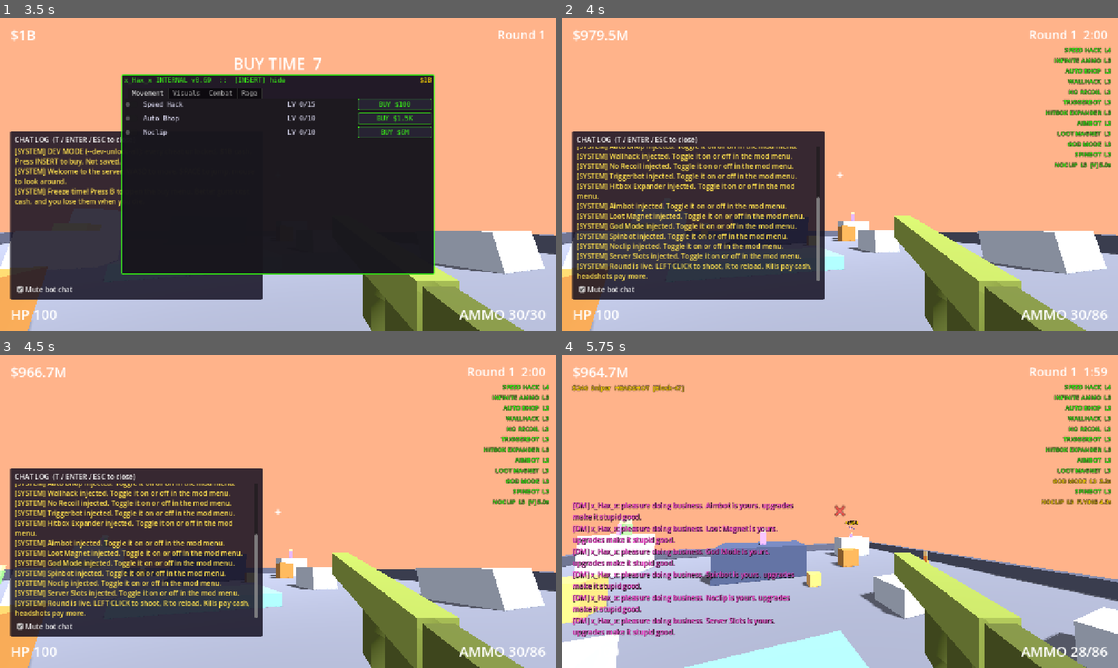
Above: before the commit, frames 1-4 (two rows, left to right).
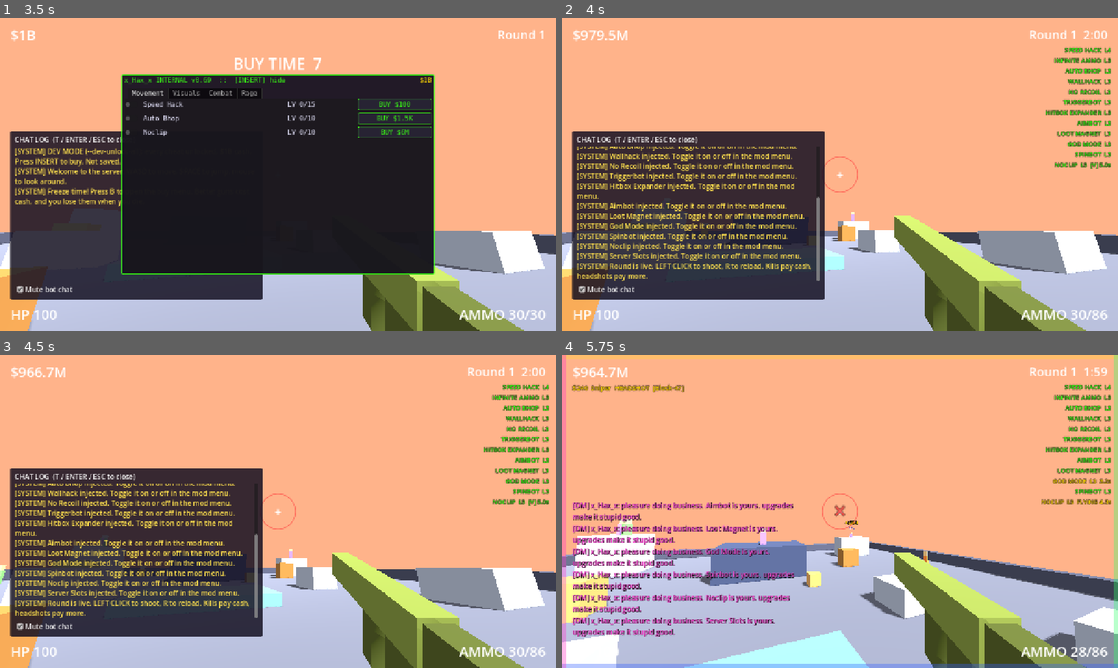
Above: after the commit, the same moments.

Repository: yeahlolnice/PixleShooterIdle
Game: Godot game, scene res://tools/screenshot_tour.tscn
The game is run twice, just before and just after one commit, with the same random seed, the same clock (stepped at 60 frames per second) and the same inputs. This scene is started directly instead of the project's main scene.
Inputs (mouse positions are in pixels of both pictures, inside the frame that each line leads up to):
- Up to frame 1 (3.5 s): tap Enter at 0.5 s; move the mouse to (250, 237) at 0.52 s; hold Right mouse button (aim) 0.53-1.28 s; hold W (move_forward) 0.53-2.03 s; click (250, 237) at 0.67 s; tap Space (jump) at 0.77, 1.52, 2 s; tap T (chat) at 0.8, 1.35 s; move the mouse to (316, 177) at 1.27 s; click (316, 177) at 1.55 s; move the mouse to (111, 127) at 2.02 s; press the mouse at (111, 127) at 2.03 s; hold A (move_left) 2.03-2.75 s; tap V (noclip) at 2.3 s; release the mouse at (111, 127) at 2.75 s; click "Mute bot chat" at 2.75 s
- Up to frame 2 (4 s): click "BUY $100" at 3.5 s
- Up to frame 3 (4.5 s): drag from (305, 511) to (111, 464) at 4.27 s
- Up to frame 4 (5.75 s): move the mouse to (756, 433) at 5.02 s; hold S (move_back) from 5.03 s (still down); hold Right mouse button (aim) from 5.03 s (still down); click (756, 433) at 5.17 s; tap Space (jump) at 5.27 s; tap T (chat) at 5.3 s; tap R (reload) at 5.65 s

Frame 1 is identical in both runs. In frame 2, less than 0.1% of the frame differs, in the area x 47-54%, y 44-56%; in frame 3, less than 0.1%; in frame 4, 4.2%, in the area x 0-100%, y 0-100%.

Commit message:
TASK-030: cheat visuals
- Aimbot: FOV circle around the crosshair sized from its fov_deg (covers
  the screen at max) and a red laser from the gun to the locked head.
- God Mode: rainbow shimmer round the screen edge while invulnerable.
- Triggerbot: red crosshair ring flash; Spinbot: white whip streak (new
  EventBus.cheat_fired).
- Loot Magnet: "$" ESP price tags floating over loot.
- DriverCheat.idle() hook for cheats that must tidy up when they cannot act.
- Tests for each effect. D59.

Co-Authored-By: Claude Opus 5.5 <noreply@anthropic.com>

Diff:
--- a/autoload/event_bus.gd
+++ b/autoload/event_bus.gd
@@ -50,6 +50,8 @@
 ## MatchTracker paid `cash` for a bot kill; info is the bot_killed payload
 ## (position, headshot, bot_type, gun_id). Juice: kill feed, +$ pop-ups.
 signal kill_rewarded(cash: float, info: Dictionary)
+## Triggerbot / Spinbot just fired a shot for the player (HUD flash / streak).
+signal cheat_fired(cheat_id: String)
 ## A loot pickup paid out (LootPickup.collect). Audio, juice.
 signal loot_collected(value: float)
 ## Scope view on/off (WeaponManager); HUD draws the scope overlay.
--- a/cheats/aimbot.gd
+++ b/cheats/aimbot.gd
@@ -11,6 +11,9 @@
 ## Fighting it with the mouse works at low levels; it also pulls recoil back on target.
 
 const FORCE_HEADSHOT := "force_headshot"
+const LASER_NAME := "AimbotLaser"
+## Laser start in camera space: right of and below the crosshair, near the muzzle.
+const LASER_ORIGIN := Vector3(0.25, -0.2, -0.6)
 
 
 func apply(player: Object, level: int) -> void:
@@ -29,5 +32,46 @@
 
 func drive(player: Node, driver: DriverCheat.Driver, _delta: float) -> void:
 	var target := CheatTargeting.best_target(player.camera, float(driver.settings.get("fov_deg", 0.0)))
-	if not target.is_empty():
-		player.aim_at(target["head"], float(driver.settings.get("snap_speed", 0.0)))
+	var laser := laser_of(driver)
+	if target.is_empty():
+		laser.visible = false
+		return
+	player.aim_at(target["head"], float(driver.settings.get("snap_speed", 0.0)))
+	_point_laser(laser, player.camera, target["head"])
+
+
+func idle(driver: DriverCheat.Driver) -> void:
+	laser_of(driver).visible = false
+
+
+## Red laser from just under the gun to the locked head (TASK-030). Lives under
+## the driver, so removing the cheat removes it.
+static func laser_of(driver: Node) -> MeshInstance3D:
+	var laser := driver.get_node_or_null(LASER_NAME) as MeshInstance3D
+	if laser == null:
+		laser = MeshInstance3D.new()
+		laser.name = LASER_NAME
+		var mesh := BoxMesh.new()
+		mesh.size = Vector3(0.012, 0.012, 1.0)
+		var mat := StandardMaterial3D.new()
+		mat.shading_mode = BaseMaterial3D.SHADING_MODE_UNSHADED
+		mat.albedo_color = Color(1.0, 0.15, 0.15, 0.85)
+		mat.transparency = BaseMaterial3D.TRANSPARENCY_ALPHA
+		mesh.material = mat
+		laser.mesh = mesh
+		laser.cast_shadow = GeometryInstance3D.SHADOW_CASTING_SETTING_OFF
+		laser.visible = false
+		driver.add_child(laser)
+	return laser
+
+
+static func _point_laser(laser: MeshInstance3D, camera: Camera3D, head: Vector3) -> void:
+	var b := camera.global_transform.basis
+	var from := camera.global_position + b * LASER_ORIGIN
+	var length := from.distance_to(head)
+	if length < 0.05:
+		laser.visible = false
+		return
+	laser.global_transform = Transform3D(Basis.looking_at(head - from, Vector3.UP), (from + head) * 0.5)
+	laser.scale = Vector3(1, 1, length)
+	laser.visible = true
--- a/cheats/driver_cheat.gd
+++ b/cheats/driver_cheat.gd
@@ -43,6 +43,11 @@
 	pass
 
 
+## Called instead of drive() on ticks where the cheat may not act (dead, menu open).
+func idle(_driver: Driver) -> void:
+	pass
+
+
 ## The player's WeaponManager (fires through the same gates as the mouse), or null.
 static func weapon_manager_of(player: Node) -> Node:
 	return player.get_node_or_null("WeaponManager")
@@ -64,3 +69,5 @@
 		var player := get_parent()
 		if cheat and CheatTargeting.can_act(player):
 			cheat.drive(player, self, delta)
+		elif cheat:
+			cheat.idle(self)
--- a/cheats/spinbot.gd
+++ b/cheats/spinbot.gd
@@ -23,4 +23,5 @@
 		return
 	player.aim_at(target["head"], 1.0)
 	if manager.cheat_fire():
+		EventBus.cheat_fired.emit(id)
 		driver.state["wait_s"] = float(driver.settings.get("spin_interval_s", 0.0))
--- a/cheats/triggerbot.gd
+++ b/cheats/triggerbot.gd
@@ -19,4 +19,5 @@
 		driver.state = {"bot": bot, "on_target_s": 0.0}
 	driver.state["on_target_s"] += delta
 	if driver.state["on_target_s"] >= float(driver.settings.get("delay_s", 0.0)):
-		manager.cheat_fire()
+		if manager.cheat_fire():
+			EventBus.cheat_fired.emit(id)
--- a/shooter/loot/loot_pickup.gd
+++ b/shooter/loot/loot_pickup.gd
@@ -11,11 +11,15 @@
 const COLOR := "cash"
 ## Distance is measured to this point above the player's feet (capsule centre).
 const PLAYER_CENTER := Vector3(0, 0.9, 0)
+## Cheat whose ESP shows the price tag.
+const ESP_CHEAT := "loot_magnet"
 
 var value := 0.0
 var pickup_radius := 1.0
 var life_left := 0.0
 var _player: Node3D
+## Floating "$12" tag, visible while ESP_CHEAT is on.
+var tag: Label3D
 
 
 ## Call before add_child. `rules` = DataRegistry.economy()["loot"].
@@ -36,6 +40,18 @@
 	var mi := MeshInstance3D.new()
 	mi.mesh = mesh
 	add_child(mi)
+	# ESP price tag (TASK-030): shown while Loot Magnet is on.
+	tag = Label3D.new()
+	tag.text = Fmt.cash(value)
+	tag.modulate = DataRegistry.color(COLOR)
+	tag.outline_size = 8
+	tag.font_size = 40
+	tag.pixel_size = 0.01
+	tag.position = Vector3(0, 0.45, 0)
+	tag.billboard = BaseMaterial3D.BILLBOARD_ENABLED
+	tag.no_depth_test = true
+	tag.visible = false
+	add_child(tag)
 
 
 func _physics_process(delta: float) -> void:
@@ -47,6 +63,8 @@
 	if is_queued_for_deletion():
 		return
 	rotate_y(deg_to_rad(SPIN_DEG_S) * delta)
+	if tag:
+		tag.visible = CheatSystem.is_enabled(ESP_CHEAT)
 	life_left -= delta
 	if life_left <= 0.0:
 		queue_free()
--- /dev/null
+++ b/tests/unit/test_cheat_visuals.gd
@@ -0,0 +1,95 @@
+extends GutTest
+## Cheat visuals (TASK-030): aimbot FOV circle maths and laser, god-mode
+## shimmer, triggerbot flash / spinbot streak, loot ESP price tags.
+
+const PlayerScene := preload("res://shooter/player/player.tscn")
+const BotScene := preload("res://shooter/bots/bot.tscn")
+const DT := 1.0 / 60.0
+
+
+class FakePlayer:
+	extends RefCounted
+	var invulnerable := false
+
+	func is_invulnerable() -> bool:
+		return invulnerable
+
+
+var _saved: Dictionary
+
+
+func before_each() -> void:
+	_saved = GameState.to_dict()
+	GameState.new_game()
+
+
+func after_each() -> void:
+	GameState.from_dict(_saved)
+
+
+func test_fov_circle_grows_with_the_cone_and_covers_the_screen_at_max() -> void:
+	var screen := Vector2(1280, 720)
+	var small := CheatFx.fov_radius_px(3.0, 80.0, 720.0, screen)
+	var mid := CheatFx.fov_radius_px(20.0, 80.0, 720.0, screen)
+	assert_gt(small, 0.0)
+	assert_lt(small, 60.0, "level 1 is a small circle")
+	assert_gt(mid, small)
+	assert_gte(CheatFx.fov_radius_px(180.0, 80.0, 720.0, screen), screen.length(), "max covers the screen")
+	assert_eq(CheatFx.fov_radius_px(0.0, 80.0, 720.0, screen), 0.0, "no aimbot, no circle")
+
+
+func test_triggerbot_flash_spinbot_streak_and_god_shimmer() -> void:
+	var fx: CheatFx = add_child_autofree(CheatFx.new())
+	EventBus.cheat_fired.emit("triggerbot")
+	assert_true(fx.flash_active())
+	EventBus.cheat_fired.emit("spinbot")
+	assert_true(fx.streak_active())
+	fx._process(1.0)
+	assert_false(fx.flash_active())
+	assert_false(fx.streak_active())
+	var p := FakePlayer.new()
+	fx.player = p
+	assert_false(fx.shows_god_shimmer())
+	p.invulnerable = true
+	assert_true(fx.shows_god_shimmer())
+
+
+func test_aimbot_laser_points_at_the_locked_head_and_hides() -> void:
+	var world: Node3D = add_child_autofree(Node3D.new())
+	var player: Player = PlayerScene.instantiate()
+	world.add_child(player)
+	player.set_physics_process(false)
+	var bot: Bot = BotScene.instantiate()
+	bot.configure("grunt", DataRegistry.first_arena_id())
+	world.add_child(bot)
+	bot.global_position = Vector3(2, 0, -8)
+	bot.set_physics_process(false)
+	await wait_physics_frames(2)
+	var c := CheatSystem.get_cheat("aimbot") as Aimbot
+	c.apply(player, c.max_level)
+	var driver := c.get_driver(player)
+	driver.tick(DT)
+	var laser := Aimbot.laser_of(driver)
+	assert_true(laser.visible, "laser on while locked")
+	var from := player.camera.global_position + player.camera.global_transform.basis * Aimbot.LASER_ORIGIN
+	assert_almost_eq(laser.scale.z, from.distance_to(CheatTargeting.head_of(bot)), 0.05, "reaches the head")
+	c.idle(driver)
+	assert_false(laser.visible, "hidden while the cheat cannot act")
+	bot.free()
+	driver.tick(DT)
+	assert_false(laser.visible, "no target, no laser")
+	c.remove(player)
+
+
+func test_loot_price_tag_only_with_loot_magnet() -> void:
+	var pickup := LootPickup.new()
+	pickup.setup(12.0, DataRegistry.economy()["loot"])
+	add_child_autofree(pickup)
+	pickup.global_position = Vector3(50, 0, 50)
+	pickup.tick(DT)
+	assert_false(pickup.tag.visible)
+	assert_eq(pickup.tag.text, "$12")
+	GameState.cheat_levels[LootPickup.ESP_CHEAT] = 1
+	GameState.cheat_enabled[LootPickup.ESP_CHEAT] = true
+	pickup.tick(DT)
+	assert_true(pickup.tag.visible, "ESP on")
--- /dev/null
+++ b/ui/hud/cheat_fx.gd
@@ -0,0 +1,98 @@
+class_name CheatFx
+extends Control
+## On-screen cheat visuals (TASK-030), so cheats look as loud as they are:
+##   Aimbot      FOV circle around the crosshair, sized from its fov_deg against
+##               the camera FOV (covers the screen at max level)
+##   God Mode    rainbow shimmer round the screen edge while invulnerable
+##   Triggerbot  red ring flash on the crosshair when it fires (cheat_fired)
+##   Spinbot     white whip streak across the screen when it snaps and fires
+## Reads CheatSystem.effect() and the player (player_spawned / "player" group).
+
+const FLASH_S := 0.12
+const STREAK_S := 0.18
+const SHIMMER_PX := 10.0
+const SHIMMER_HUE_SPEED := 0.6   ## hue cycles per second
+
+var player: Object = null
+var _flash_left := 0.0
+var _streak_left := 0.0
+var _hue := 0.0
+
+
+func _ready() -> void:
+	set_anchors_and_offsets_preset(Control.PRESET_FULL_RECT)
+	mouse_filter = Control.MOUSE_FILTER_IGNORE
+	EventBus.player_spawned.connect(func(p): player = p)
+	EventBus.cheat_fired.connect(_on_cheat_fired)
+
+
+## Screen radius (pixels) of a cone `fov_deg` off the crosshair, for a camera
+## with vertical FOV `camera_fov_deg` on a viewport `height_px` tall. Cones at or
+## past 90 degrees return a radius that covers the whole screen.
+static func fov_radius_px(fov_deg: float, camera_fov_deg: float, height_px: float, screen_size: Vector2) -> float:
+	if fov_deg <= 0.0:
+		return 0.0
+	if fov_deg >= 89.0:
+		return screen_size.length()
+	return tan(deg_to_rad(fov_deg)) / tan(deg_to_rad(camera_fov_deg) * 0.5) * height_px * 0.5
+
+
+func aimbot_radius() -> float:
+	var fov := float(CheatSystem.effect("aimbot", "fov_deg"))
+	var cam := get_viewport().get_camera_3d() if is_inside_tree() else null
+	if fov <= 0.0 or cam == null:
+		return 0.0
+	return fov_radius_px(fov, cam.fov, size.y, size)
+
+
+func shows_god_shimmer() -> bool:
+	var p := _player()
+	return p != null and p.has_method("is_invulnerable") and p.is_invulnerable()
+
+
+func flash_active() -> bool:
+	return _flash_left > 0.0
+
+
+func streak_active() -> bool:
+	return _streak_left > 0.0
+
+
+func _player() -> Object:
+	if not is_instance_valid(player) and is_inside_tree():
+		player = get_tree().get_first_node_in_group("player")
+	return player if is_instance_valid(player) else null
+
+
+func _on_cheat_fired(cheat_id: String) -> void:
+	if cheat_id == "triggerbot":
+		_flash_left = FLASH_S
+	elif cheat_id == "spinbot":
+		_streak_left = STREAK_S
+
+
+func _process(delta: float) -> void:
+	_flash_left = maxf(0.0, _flash_left - delta)
+	_streak_left = maxf(0.0, _streak_left - delta)
+	_hue = fposmod(_hue + SHIMMER_HUE_SPEED * delta, 1.0)
+	queue_redraw()
+
+
+func _draw() -> void:
+	var c := size * 0.5
+	var r := aimbot_radius()
+	if r > 0.0 and r < size.length():
+		draw_arc(c, r, 0.0, TAU, 96, Color(1, 0.25, 0.25, 0.55), 2.0, true)
+	if shows_god_shimmer():
+		for i in 4:
+			var col := Color.from_hsv(fposmod(_hue + i * 0.25, 1.0), 0.8, 1.0, 0.35)
+			match i:
+				0: draw_rect(Rect2(0, 0, size.x, SHIMMER_PX), col)
+				1: draw_rect(Rect2(size.x - SHIMMER_PX, 0, SHIMMER_PX, size.y), col)
+				2: draw_rect(Rect2(0, size.y - SHIMMER_PX, size.x, SHIMMER_PX), col)
+				3: draw_rect(Rect2(0, 0, SHIMMER_PX, size.y), col)
+	if _flash_left > 0.0:
+		draw_arc(c, 18.0, 0.0, TAU, 32, Color(1, 0.2, 0.2, _flash_left / FLASH_S), 3.0, true)
+	if _streak_left > 0.0:
+		var a := _streak_left / STREAK_S
+		draw_line(Vector2(0, c.y), Vector2(size.x, c.y), Color(1, 1, 1, 0.5 * a), 6.0 * a)
--- a/ui/hud/hud.gd
+++ b/ui/hud/hud.gd
@@ -28,6 +28,9 @@
 	summary_panel.hide()
 	freeze_label.hide()
 	_add_cheat_strip()
+	var cheat_fx := CheatFx.new()
+	cheat_fx.name = "CheatFx"
+	add_child(cheat_fx)
 	var feedback := HudFeedback.new()
 	feedback.name = "Feedback"
 	add_child(feedback)
Not shown, added: tests/unit/test_cheat_visuals.gd.uid
Not shown, added: ui/hud/cheat_fx.gd.uid
Not shown, changed: docs/ARCHITECTURE.md
Not shown, changed: docs/DECISIONS.md
